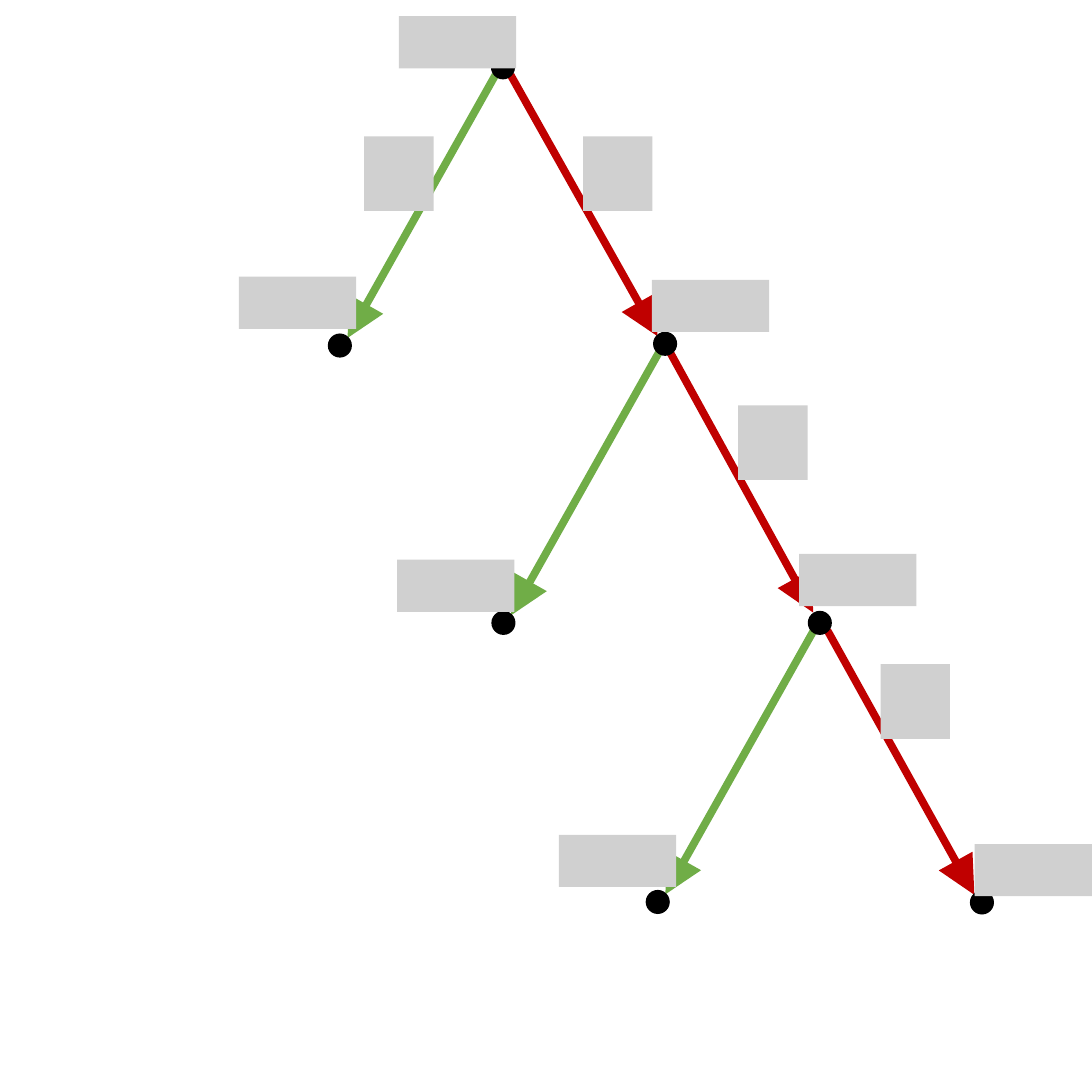
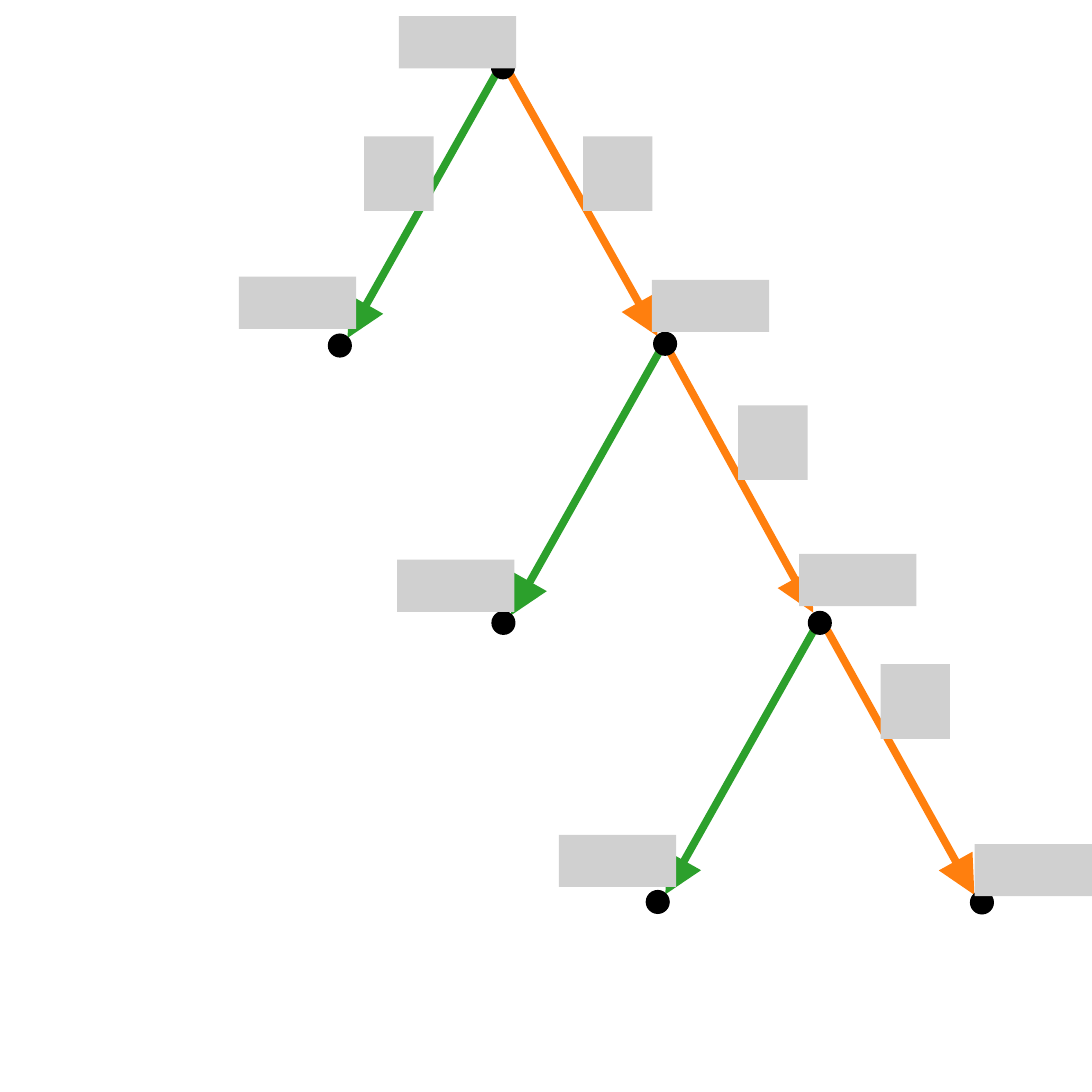
Before and after one commit to eleurent/monte-carlo-graph-search, a slide deck: slide 1 of img/mdp_tree.pptx. Drawn at 1092x1092 pixels with LibreOffice and Linux fonts; fonts in the diff are those of the drawing; grey boxes stand for pictures. Boxes give left, top, right and bottom in pixels: in the first picture for what was removed or moved away, otherwise in the second. Text is boxed around its words. In the diff, an @@ line names an element or a change of style, - is before the commit and + after.

```diff
--- a/img/mdp_tree.pptx
+++ b/img/mdp_tree.pptx
@@ arrow (495, 76) - (347, 338): stroke #70AD47 3 pt to #2CA02C 3 pt @@
@@ arrow (510, 76) - (658, 336): stroke #C00000 3 pt to #FF7F0E 3 pt @@
@@ arrow (658, 353) - (510, 615): stroke #70AD47 3 pt to #2CA02C 3 pt @@
@@ arrow (669, 351) - (813, 612): stroke #C00000 3 pt to #FF7F0E 3 pt @@
@@ arrow (813, 632) - (665, 894): stroke #70AD47 3 pt to #2CA02C 3 pt @@
@@ arrow (828, 630) - (974, 894): stroke #C00000 3 pt to #FF7F0E 3 pt @@
```
Also in this commit, not shown: 11 other files.
